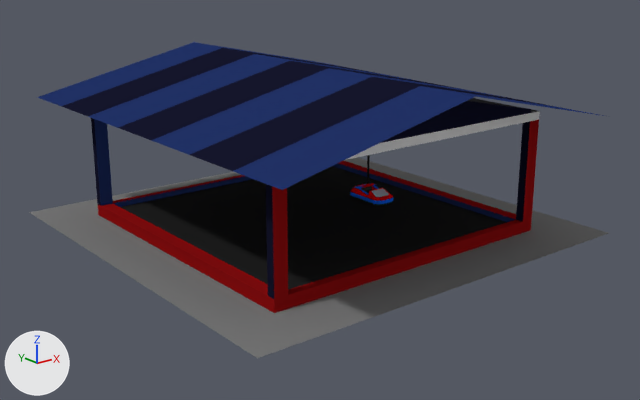
The Blender file bjm-game/Assets/Models/Scootyscooter/scooter.blend: old version first, new version second.
Rendered twice from a camera (50 mm lens) standing at (-10.09, -12.95, 5.58) and looking at (-0.03, -0.37, 0.55). The axes (+X, +Y, +Z) are drawn at lower left. The lights are the same throughout.
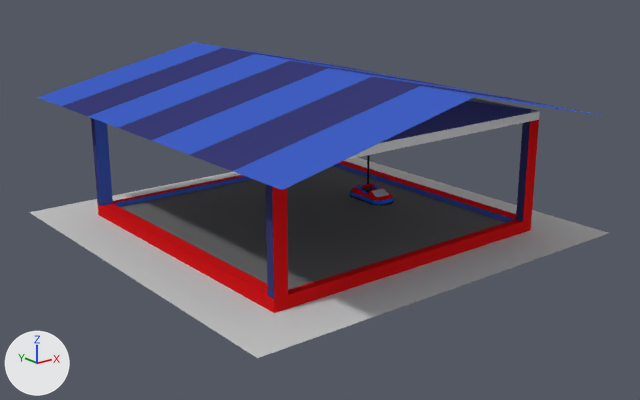
The change, as a diff of the scene's bpy script:
```diff
--- a/bjm-game/Assets/Models/Scootyscooter/scooter.blend.py
+++ b/bjm-game/Assets/Models/Scootyscooter/scooter.blend.py
@@ mat_scooter_steel @@
 mat_scooter_steel = diffuse_material('scooter_steel')
-mat_scooter_steel.base_color = (0.202, 0.202, 0.202)  # grey #7c7c7c
+mat_scooter_steel.base_color = (0.604, 0.604, 0.604)  # light grey #cccccc
@@ mat_scooter_2 @@
 mat_scooter_2 = diffuse_material('scooter_2')
-mat_scooter_2.base_color = (0.274, 0.00541, 0.00626)  # red #8f1112
+mat_scooter_2.base_color = (0.662, 0.00931, 0.0111)  # red #d5181b
@@ mat_scooter_roof @@
 mat_scooter_roof = diffuse_material('scooter_roof')
-mat_scooter_roof.base_color = (0.0158, 0.0317, 0.133)  # dark blue #223266
+mat_scooter_roof.base_color = (0.0521, 0.116, 0.549)  # blue #4160c4
@@ mat_scooter_roof2 @@
 mat_scooter_roof2 = diffuse_material('scooter_roof2')
-mat_scooter_roof2.base_color = (0.008, 0.0084, 0.0254)  # dark blue #16172c
+mat_scooter_roof2.base_color = (0.0414, 0.0442, 0.173)  # dark blue #393b73
@@ mat_scooter_floor @@
 mat_scooter_floor = diffuse_material('scooter_floor')
-mat_scooter_floor.base_color = (0.0174, 0.0174, 0.0174)  # black #242424
+mat_scooter_floor.base_color = (0.157, 0.157, 0.157)  # dark grey #6e6e6e
```

Location of each change, (x1, y1, x2, y2) in pixels of the pictures (640 x 400 px):
'Plane', recoloured: (29, 42, 608, 358) in both
